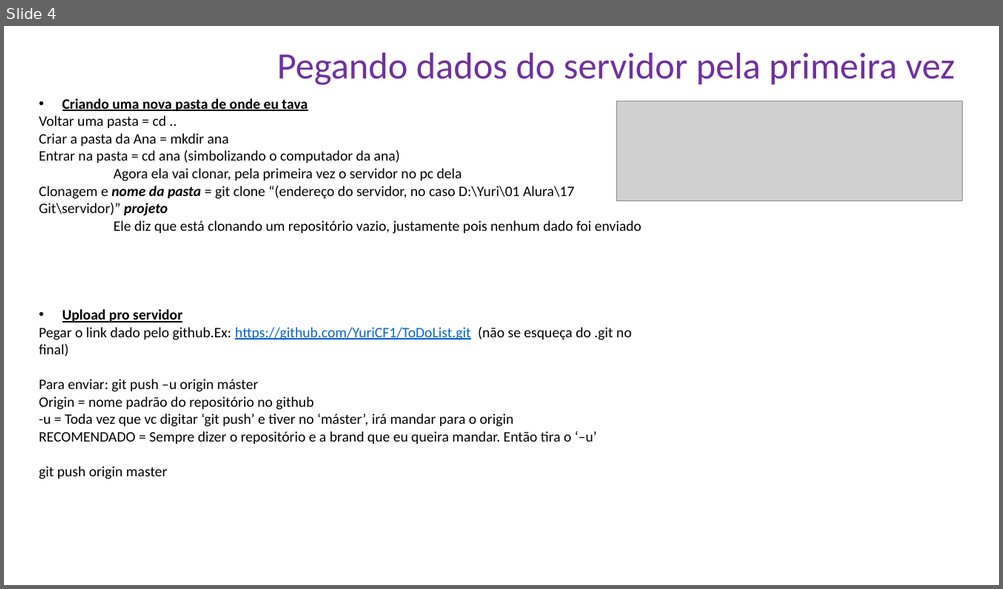
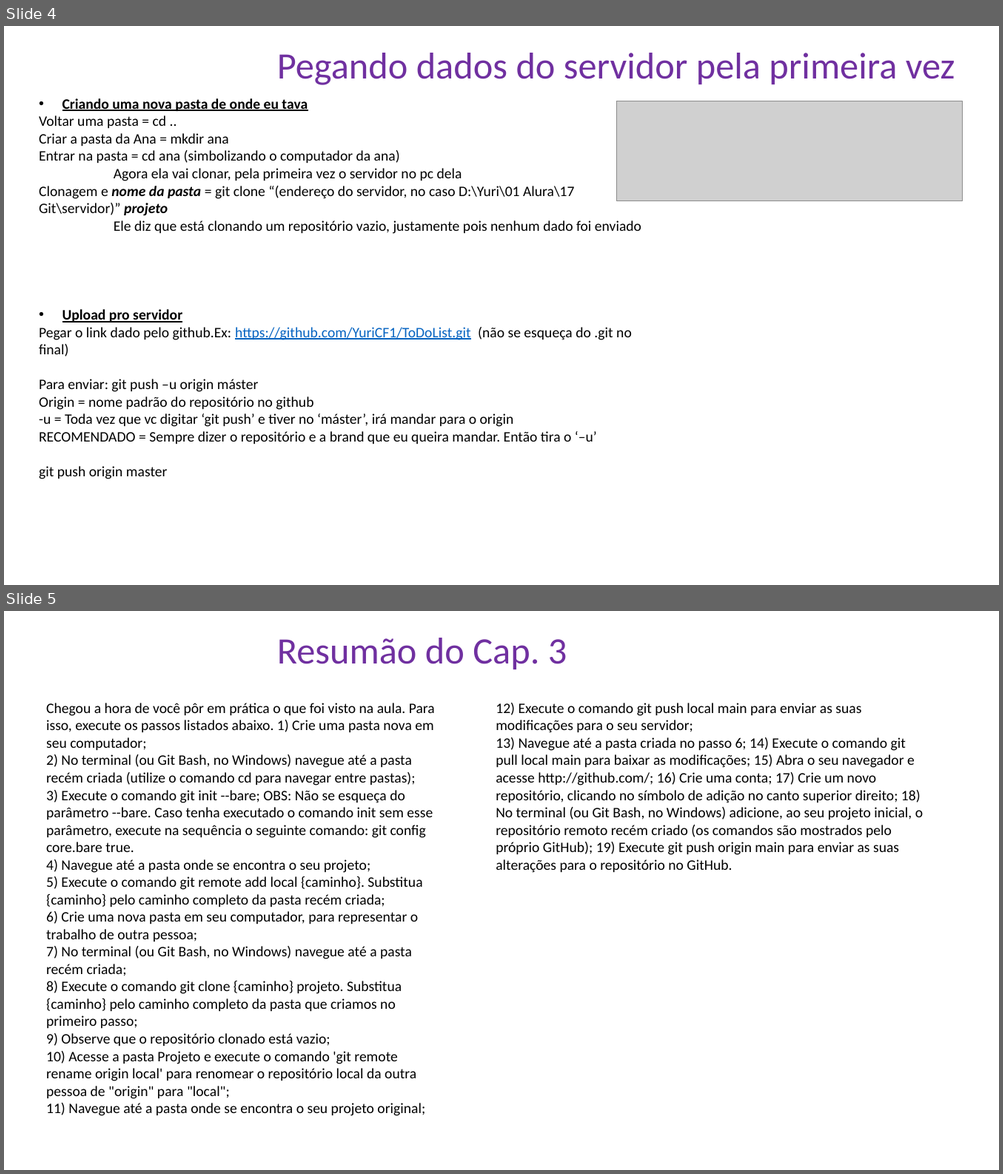
Before and after one commit to YuriCF1/TesteComGit, a slide deck: Atalhos img.pptx. Shown one above the other, each under a label of ours: slide 4 before the commit, slides 4 and 5 after it. The pictures are 1003x589 and 1003x1174 pixels, drawn with LibreOffice and Linux fonts; fonts in the diff are those of the drawing; grey boxes stand for pictures. Boxes give left, top, right and bottom in pixels: in the first picture for what was removed or moved away, otherwise in the second. Text is boxed around its words. In the diff, an @@ line names an element or a change of style, - is before the commit and + after.

```diff
--- a/Atalhos img.pptx
+++ b/Atalhos img.pptx
@@ slide 5 added at <box>4,611,999,1170</box>, background #FFFFFF @@
@@ text added at <box>277,638,567,669</box>, 36 pt, text #7030A0 @@
+Resumão do Cap. 3
@@ text added at <box>46,703,435,1116</box>, 14 pt, text #000000 @@
+Chegou a hora de você pôr em prática o que foi visto na aula. Para isso, execute os passos listados abaixo. 1) Crie uma pasta nova em seu computador;
+2) No terminal (ou Git Bash, no Windows) navegue até a pasta recém criada (utilize o comando cd para navegar entre pastas);
+3) Execute o comando git init --bare; OBS: Não se esqueça do parâmetro --bare. Caso tenha executado o comando init sem esse parâmetro, execute na sequência o seguinte comando: git config core.bare true.
+4) Navegue até a pasta onde se encontra o seu projeto;
+5) Execute o comando git remote add local {caminho}. Substitua {caminho} pelo caminho completo da pasta recém criada;
+6) Crie uma nova pasta em seu computador, para representar o trabalho de outra pessoa;
+7) No terminal (ou Git Bash, no Windows) navegue até a pasta recém criada;
+8) Execute o comando git clone {caminho} projeto. Substitua {caminho} pelo caminho completo da pasta que criamos no primeiro passo;
+9) Observe que o repositório clonado está vazio;
+10) Acesse a pasta Projeto e execute o comando 'git remote rename origin local' para renomear o repositório local da outra pessoa de "origin" para "local";
+11) Navegue até a pasta onde se encontra o seu projeto original;
@@ text added at <box>495,703,922,873</box>, 14 pt, text #000000 @@
+12) Execute o comando git push local main para enviar as suas modificações para o seu servidor;
+13) Navegue até a pasta criada no passo 6; 14) Execute o comando git pull local main para baixar as modificações; 15) Abra o seu navegador e acesse http://github.com/; 16) Crie uma conta; 17) Crie um novo repositório, clicando no símbolo de adição no canto superior direito; 18) No terminal (ou Git Bash, no Windows) adicione, ao seu projeto inicial, o repositório remoto recém criado (os comandos são mostrados pelo próprio GitHub); 19) Execute git push origin main para enviar as suas alterações para o repositório no GitHub.
```
Also in this commit, not shown: 1 slide changed.
